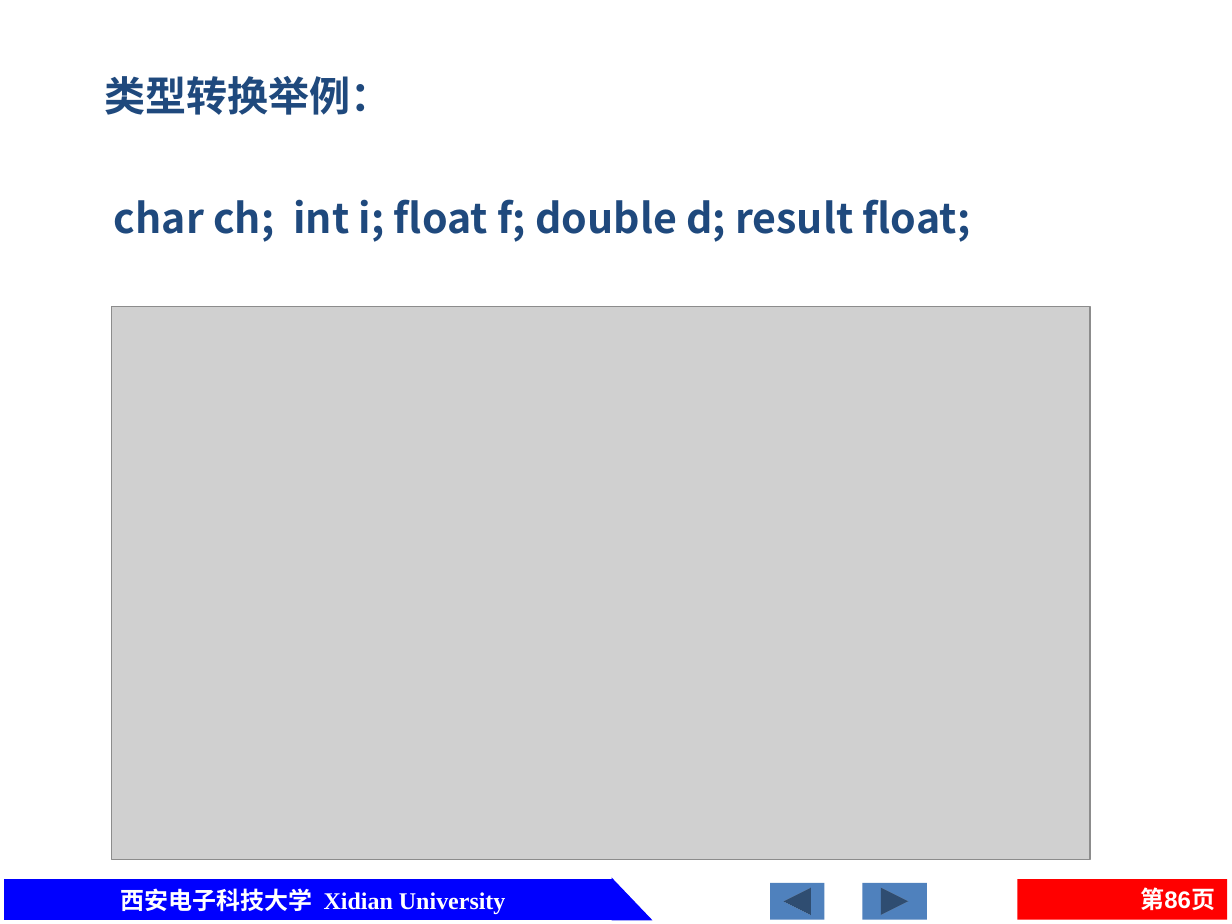
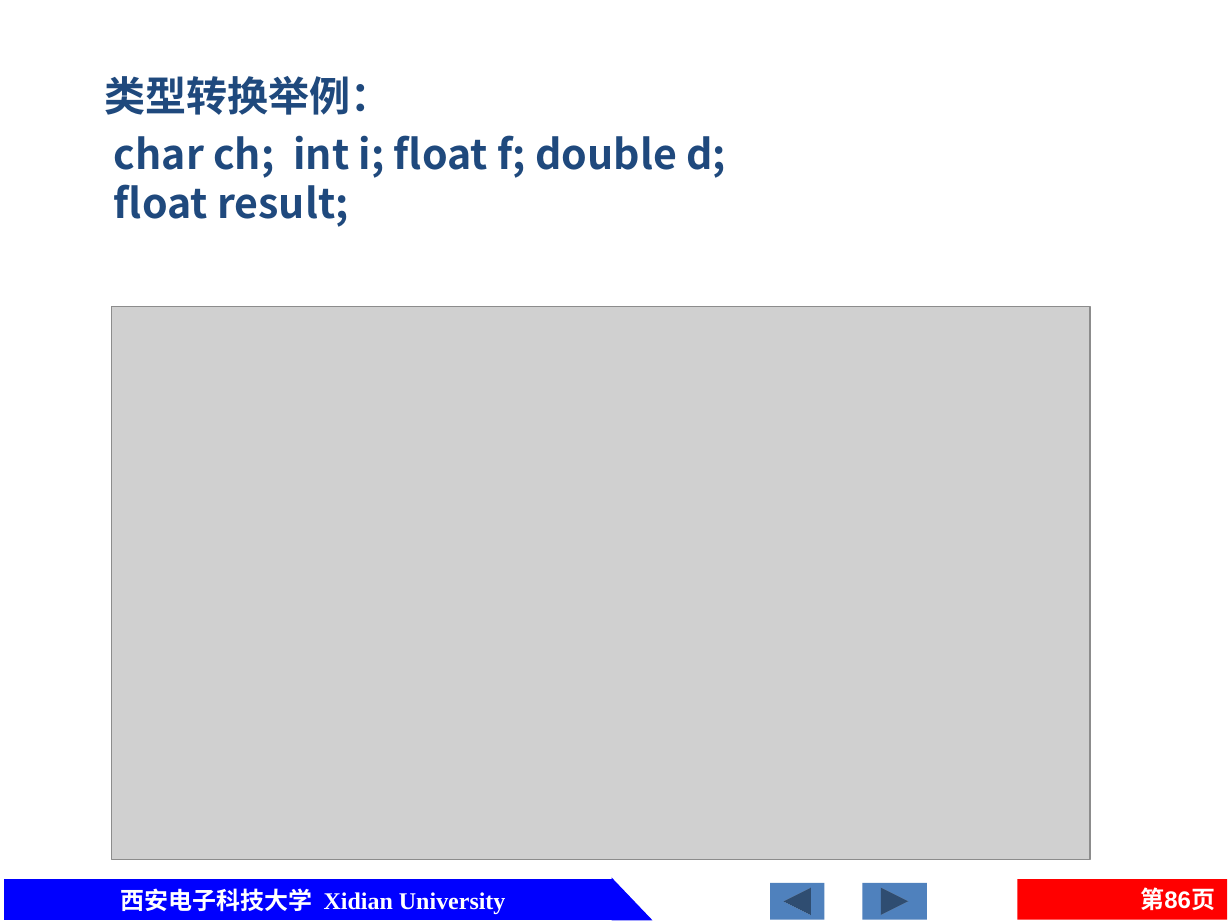
Before and after one commit to jtrfid/C-Repositories, a slide deck: slide 86 of 2016/C语言/课件/第2章 C的基本数据类型及运算.pptx. Drawn at 1232x924 pixels with LibreOffice and Linux fonts; fonts in the diff are those of the drawing; grey boxes stand for pictures. Boxes give left, top, right and bottom in pixels: in the first picture for what was removed or moved away, otherwise in the second. Text is boxed around its words. In the diff, an @@ line names an element or a change of style, - is before the commit and + after.

```diff
--- a/2016/C语言/课件/第2章 C的基本数据类型及运算.pptx
+++ b/2016/C语言/课件/第2章 C的基本数据类型及运算.pptx
@@ text at (x1=114, y1=135, x2=726, y2=227): text changed @@
-char ch; int i; float f; double d; result float;
+char ch; int i; float f; double d;
+float result;
```
Also in this commit, not shown: 4 other slides changed, 1 other file.
